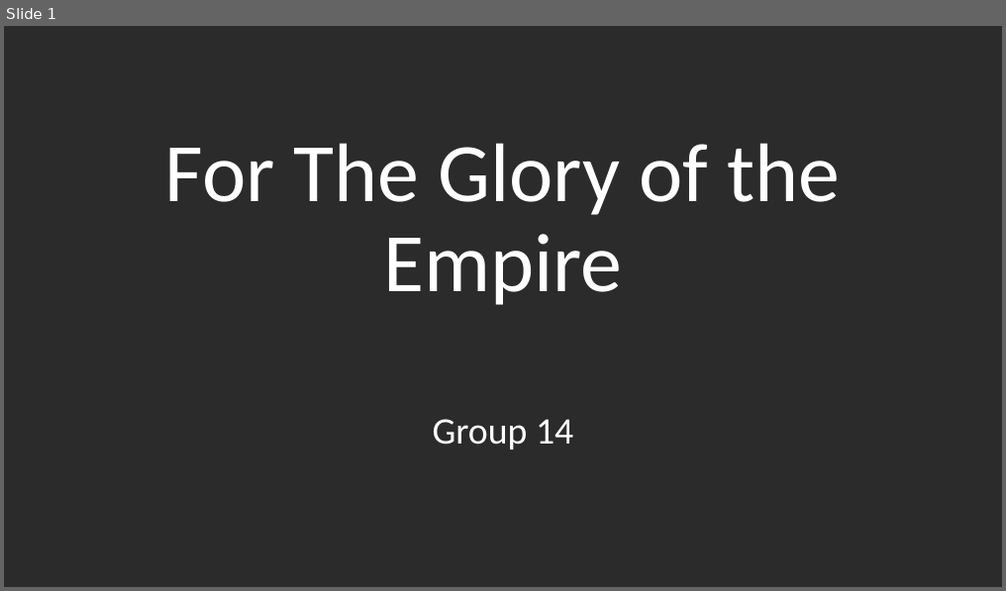
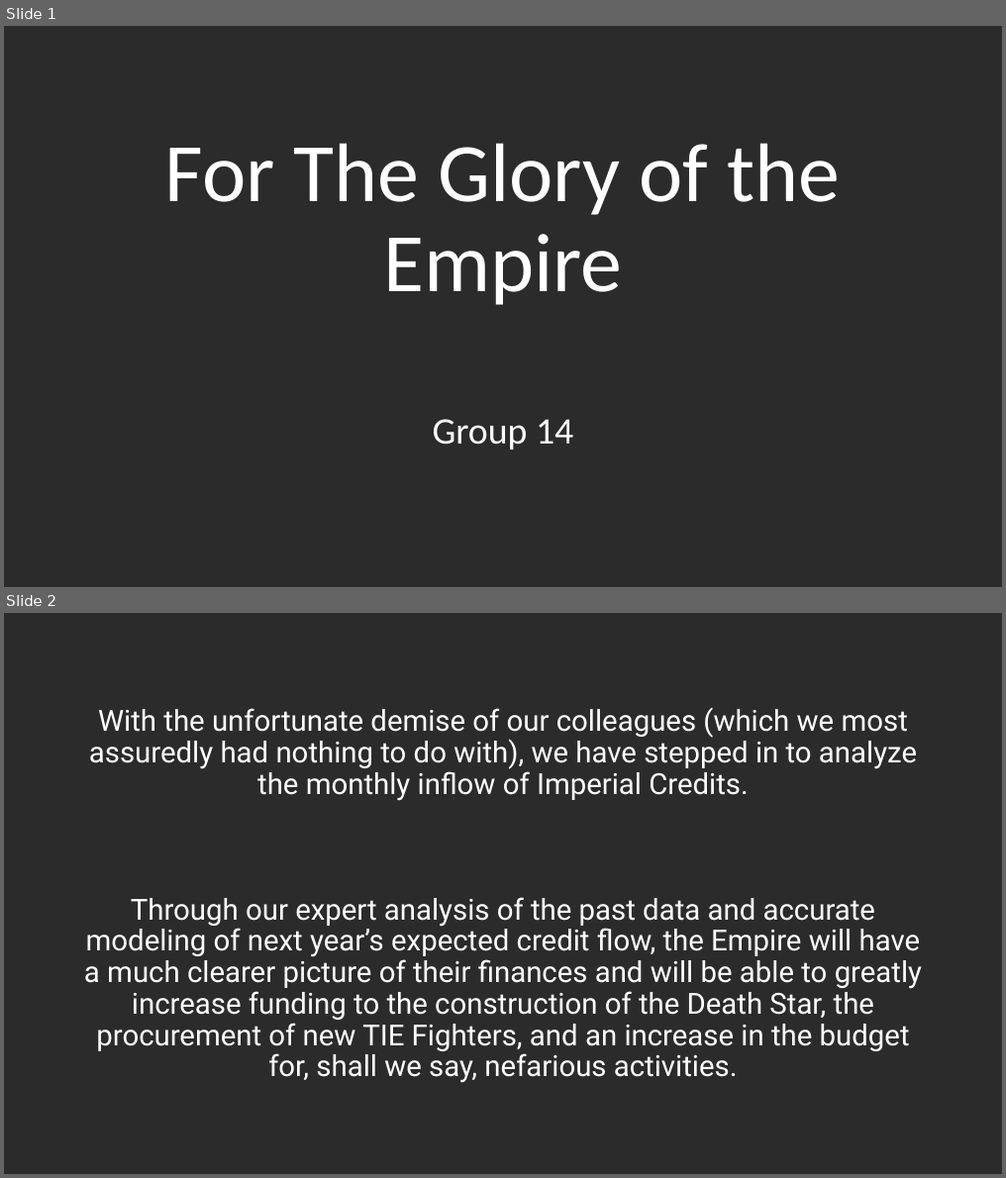
Before and after one commit to DaelynGreene/ForTheGloryOfTheEmpire, a slide deck: For The Glory of the Empire.pptx. Shown one above the other, each under a label of ours: slide 1 before the commit, slides 1 and 2 after it. The pictures are 1006x591 and 1006x1178 pixels, drawn with LibreOffice and Linux fonts; fonts in the diff are those of the drawing; background and template pictures are left out; a plain dark background stands for a picture behind light text. Boxes give left, top, right and bottom in pixels: in the first picture for what was removed or moved away, otherwise in the second. Text is boxed around its words. In the diff, an @@ line names an element or a change of style, - is before the commit and + after.

```diff
--- a/For The Glory of the Empire.pptx
+++ b/For The Glory of the Empire.pptx
@@ slide 2 added at (4,613,1002,1174), background picture (left out) @@
@@ text added at (84,708,922,1083), 28 pt, text #FFFFFF @@
+With the unfortunate demise of our colleagues (which we most assuredly had nothing to do with), we have stepped in to analyze the monthly inflow of Imperial Credits.
+Through our expert analysis of the past data and accurate modeling of next year’s expected credit flow, the Empire will have a much clearer picture of their finances and will be able to greatly increase funding to the construction of the Death Star, the procurement of new TIE Fighters, and an increase in the budget for, shall we say, nefarious activities.
```
Also in this commit, not shown: 9 other slides added, 2 other files.
